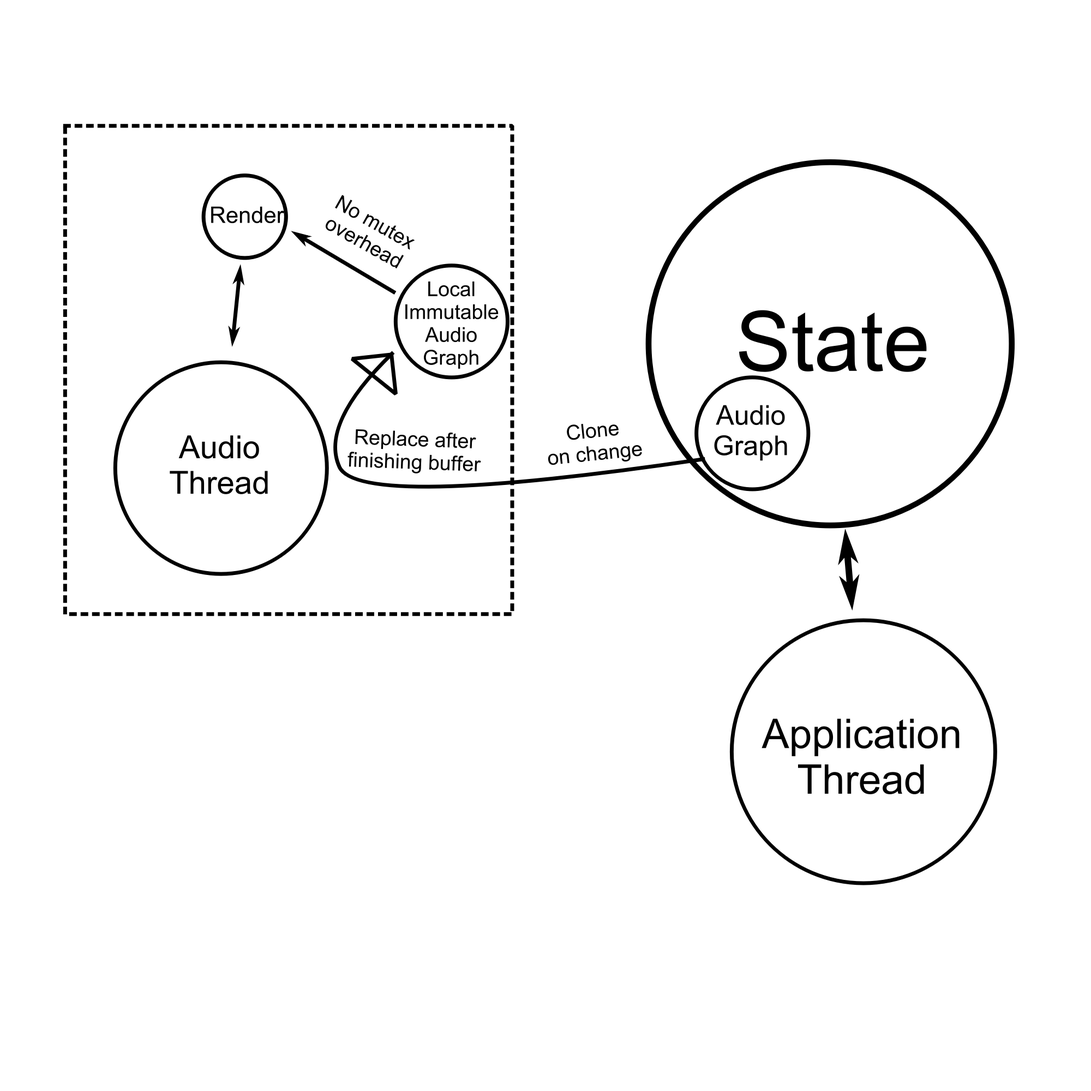
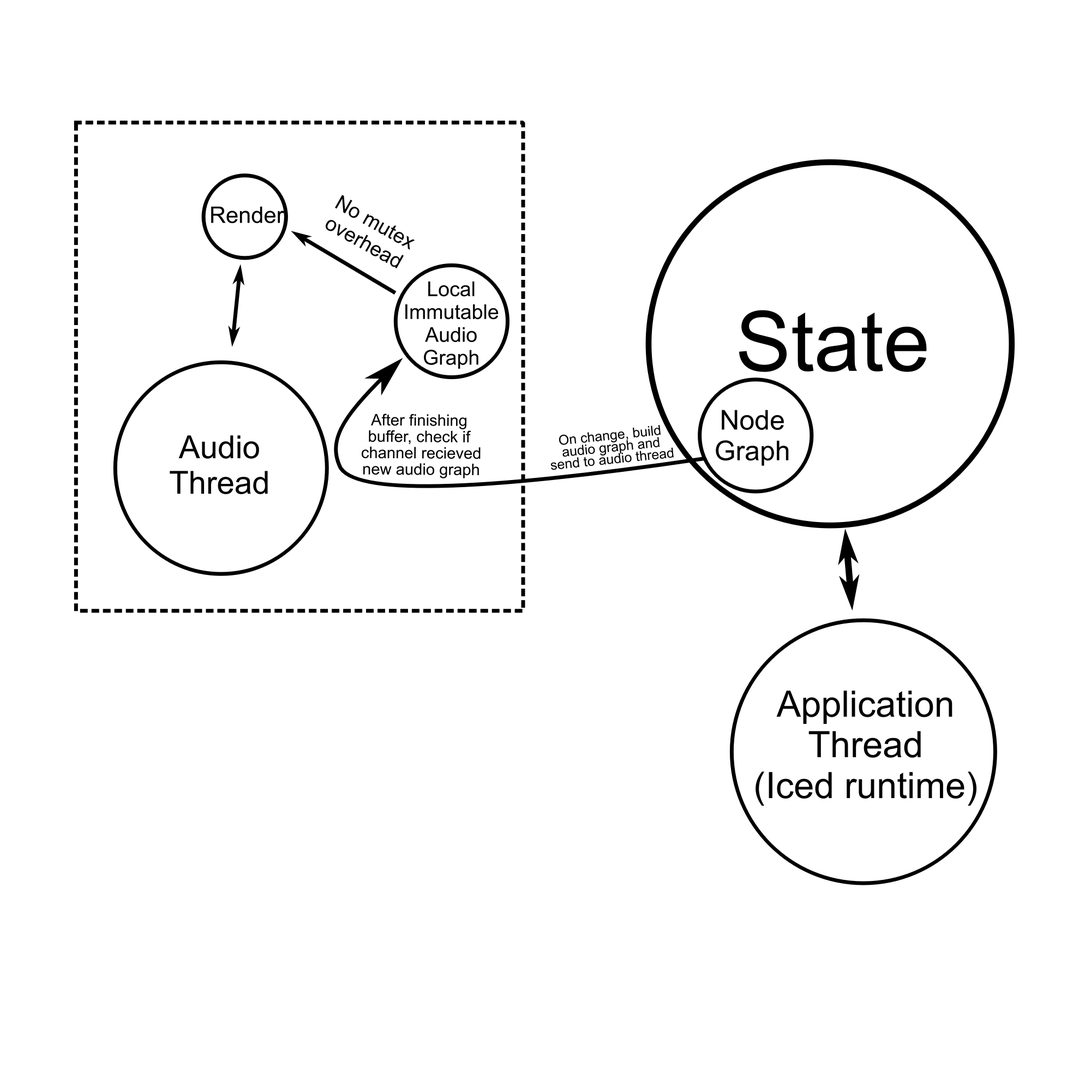
Two versions of the same layered image (1091 × 1091). Layer-by-layer changes:
pixels changed over [62, 120, 978, 807] (layer not identified)
